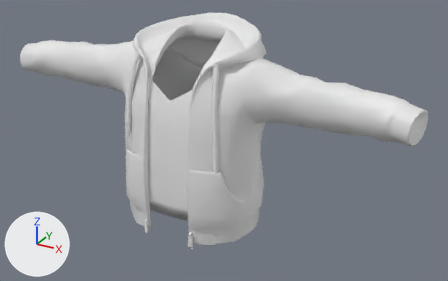
The FBX model imported-body/assets/m-zip-hoodie.fbx: old version first, new version second.
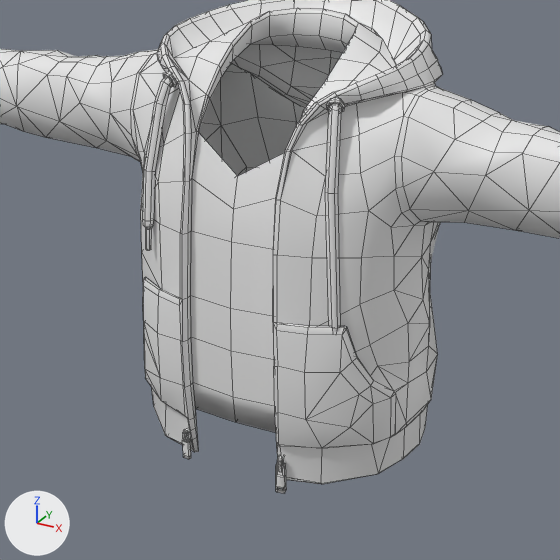
Old and new are each drawn whole from a 50 mm camera at (0.691, -1.133, 0.779) aimed at (0.054, 0.025, 0.201) and again close up on the part from 13% to 72% of the width and 7% to 100% of the height. Every picture has the same lights, and +X, +Y and +Z are marked at lower left. The last two pictures show the newer version. The close-ups show mesh edges as thin lines. Where no turn or scale is listed for an object, it has been applied to the vertices.

The scene before the commit, as lines of its bpy script (objects in view):
```python
me_tripo_85491128_3ff9_4b60_b37a_780ce636dbf9 = bpy.data.meshes.new('tripo_85491128_3ff9_4b60_b37a_780ce636dbf9')
me_tripo_85491128_3ff9_4b60_b37a_780ce636dbf9.from_pydata(...)  # 1320 vertices, 1561 faces; spans x -0.5..0.5, y -0.143..0.143, z 0.0..0.472
me_tripo_85491128_3ff9_4b60_b37a_780ce636dbf9.materials.append(mat_tripo_85491128_3ff9_4b60_b37a_780ce636dbf9)  # white #e7e7e7
ob_tripo_85491128_3ff9_4b60_b37a_780ce636dbf9 = bpy.data.objects.new('tripo_85491128_3ff9_4b60_b37a_780ce636dbf9', me_tripo_85491128_3ff9_4b60_b37a_780ce636dbf9)
ob_tripo_85491128_3ff9_4b60_b37a_780ce636dbf9.location = (0.0, 0.0, 0.0)
```
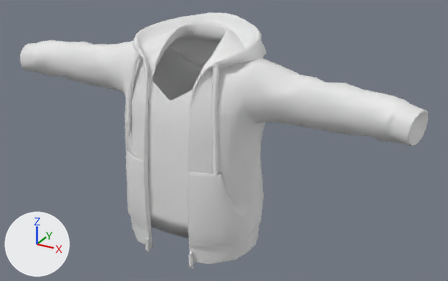
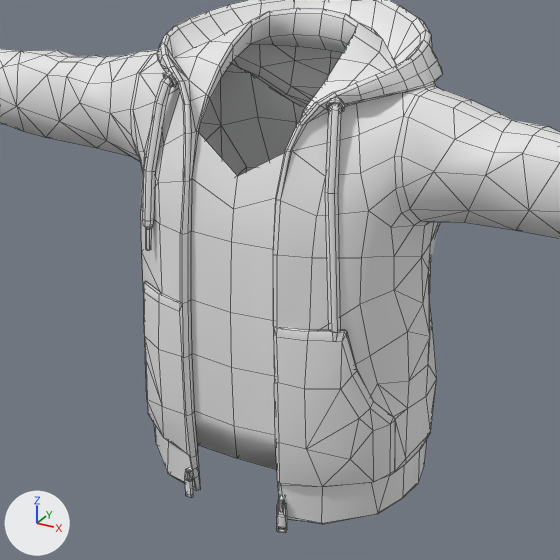
Where the change shows, as pixel boxes (x1, y1, x2, y2) in the close-ups (560 x 560 px; the box of a moved part takes in the faces that stretch with it):
'tripo_85491128_3ff9_4b60_b37a_780ce636dbf9', reshaped
    before: (0, 0, 560, 493)
    after: (0, 0, 560, 533)
part 1 of me_tripo_85491128_3ff9_4b60_b37a_780ce636dbf9, moved or reshaped
    before: (183, 428, 192, 443)
    after: (185, 467, 194, 481)
part 2 of me_tripo_85491128_3ff9_4b60_b37a_780ce636dbf9, moved or reshaped
    before: (276, 463, 286, 493)
    after: (277, 502, 287, 533)
part 3 of me_tripo_85491128_3ff9_4b60_b37a_780ce636dbf9, moved or reshaped
    before: (277, 457, 284, 472)
    after: (278, 497, 285, 512)
part 4 of me_tripo_85491128_3ff9_4b60_b37a_780ce636dbf9, moved or reshaped
    before: (182, 433, 191, 459)
    after: (185, 472, 193, 498)
part 5 of me_tripo_85491128_3ff9_4b60_b37a_780ce636dbf9, moved or reshaped
    before: (141, 167, 438, 484)
    after: (141, 167, 437, 524)

The change in detail:
me_tripo_85491128_3ff9_4b60_b37a_780ce636dbf9 is used by ob_tripo_85491128_3ff9_4b60_b37a_780ce636dbf9; location (0.0, 0.0, 0.0).
me_tripo_85491128_3ff9_4b60_b37a_780ce636dbf9 had 1320 vertices, 1561 faces and spanned x -0.5..0.5, y -0.143..0.143, z 0.0..0.472.
me_tripo_85491128_3ff9_4b60_b37a_780ce636dbf9 now has 1320 vertices, 1561 faces and spans x -0.5..0.5, y -0.143..0.143, z -0.05..0.472.
me_tripo_85491128_3ff9_4b60_b37a_780ce636dbf9 part 1: the loose piece of 36 vertices spanning x -0.063..-0.054, y -0.142..-0.128, z 0.025..0.041 is moved by (0.0, 0.0, -0.05).
me_tripo_85491128_3ff9_4b60_b37a_780ce636dbf9 part 2: the loose piece of 40 vertices spanning x 0.054..0.065, y -0.143..-0.135, z 0.0..0.034 is moved by (0.0, 0.0, -0.05).
me_tripo_85491128_3ff9_4b60_b37a_780ce636dbf9 part 3: the loose piece of 36 vertices spanning x 0.053..0.062, y -0.142..-0.128, z 0.025..0.04 is moved by (0.0, 0.0, -0.05).
me_tripo_85491128_3ff9_4b60_b37a_780ce636dbf9 part 4: the loose piece of 24 vertices spanning x -0.064..-0.055, y -0.142..-0.135, z 0.006..0.038 is moved by (0.0, 0.0, -0.05).
me_tripo_85491128_3ff9_4b60_b37a_780ce636dbf9 part 5: 269 of 1320 vertices moved; they spanned x -0.168..0.168, y -0.142..0.081, z 0.01..0.205 and now span x -0.168..0.168, y -0.142..0.081, z -0.039..0.202; mean shift (0.0, 0.0, -0.031); largest move (-0.145, -0.084, 0.017) -> (-0.145, -0.084, -0.032).
